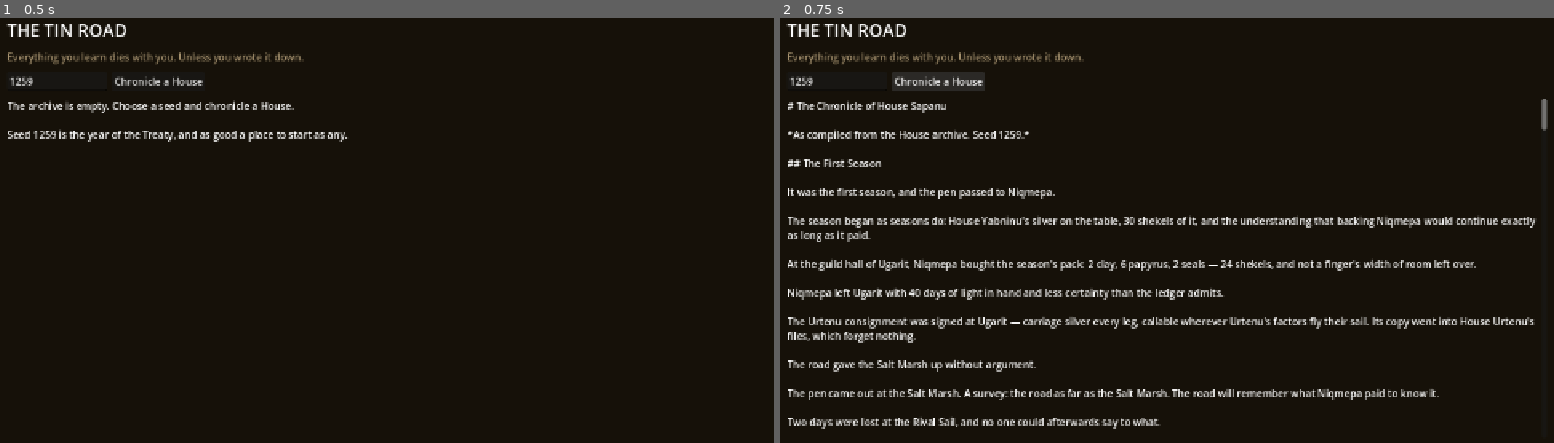
Above: before the commit, frames 1-2 (left to right).
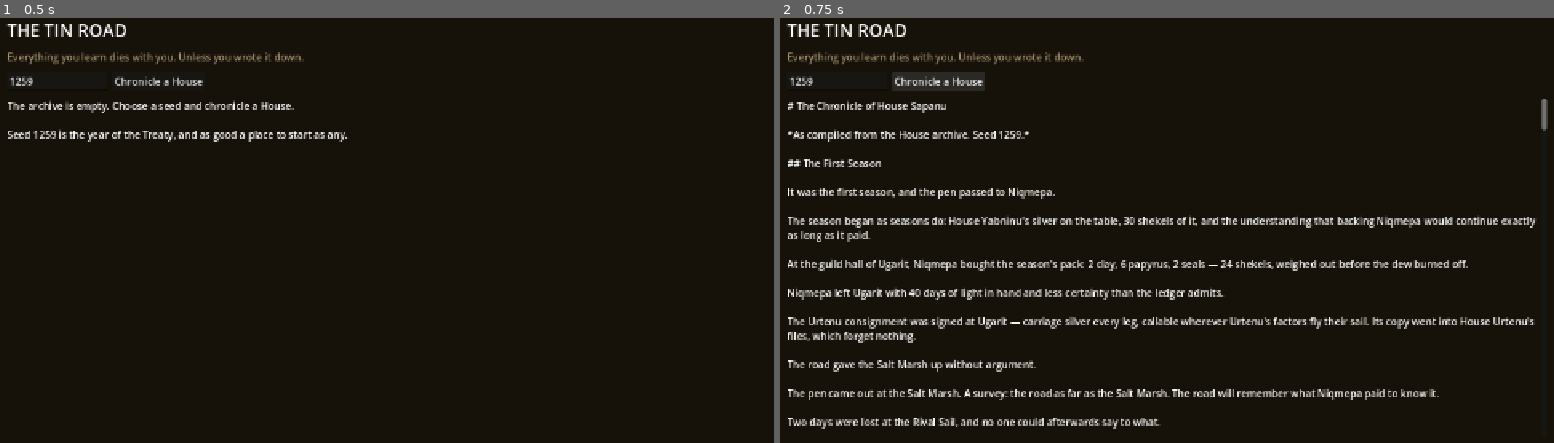
Above: after the commit, the same moments.

Repository: kormie/the-tin-road
Game: Godot game, scene res://game/main.tscn
Two runs of this game, one before a commit and one after it. Both use one fixed random seed, a clock stepped at 60 frames per second and the inputs below.
Inputs:
- Up to frame 1 (0.5 s): no input
- Up to frame 2 (0.75 s): click "Chronicle a House" at 0.5 s

Frame 1 is identical in both runs. In frame 2, 0.3% of the frame differs, in the area x 64-90%, y 56-60%.

Commit message:
Fix media-review findings: honest templates, pluralized counts, two test holes
The outfitted variant no longer claims a full pack the event cannot
verify; heavy_going variants claim only what the once-per-season event
guarantees; the soaked event rides the {lost} fragments pipeline so a
one-sheet soak reads as singular; and the long-standing '1 entries' wart
is gone — entry counts compose through the fragments table everywhere.
Two mutation-verified holes closed: a dry-hazard peril proves the water
gate decides soaking, and the pack threshold is pinned at its boundary.

Co-Authored-By: Claude Fable 5 <noreply@anthropic.com>
Claude-Session: https://claude.ai/code/session_01RqMsuYZvRdpJvYRYHi1zRT

Diff:
--- a/chronicle/renderer.gd
+++ b/chronicle/renderer.gd
@@ -66,6 +66,9 @@
 	if ev.data.has("lost_clay") or ev.data.has("lost_papyrus"):
 		slots["lost"] = _compose_lost(int(str(ev.data.get("lost_clay", "0"))),
 			int(str(ev.data.get("lost_papyrus", "0"))))
+	if ev.data.has("entries"):
+		slots["entry_count"] = _compose_count(int(str(ev.data["entries"])),
+			"entries_one", "entries_many")
 	if ev.data.has("cost"):
 		var cost := int(str(ev.data["cost"]))
 		slots["cost_days"] = "%d day" % cost if cost == 1 else "%d days" % cost
@@ -95,6 +98,15 @@
 	return str(f.get("lost_join", " and ")).join(parts)
 
 
+## Compose a pluralized count slot from the _fragments table.
+func _compose_count(n: int, one_key: String, many_key: String) -> String:
+	var fragments: Variant = templates.get("_fragments", {})
+	var f := fragments as Dictionary
+	if n == 1:
+		return str(f.get(one_key, "one"))
+	return str(f.get(many_key, "{n}")).format({"n": str(n)})
+
+
 func _ordinal(n: int) -> String:
 	const WORDS: Array[String] = ["zeroth", "first", "second", "third", "fourth", "fifth",
 		"sixth", "seventh", "eighth", "ninth", "tenth", "eleventh", "twelfth"]
--- a/data/chronicle/en.json
+++ b/data/chronicle/en.json
@@ -7,17 +7,19 @@
     "lost_clay_one": "a clay tablet",
     "lost_clay_many": "{n} clay tablets",
     "lost_join": " and ",
-    "lost_nothing": "nothing worth keeping"
+    "lost_nothing": "nothing worth keeping",
+    "entries_one": "a single entry",
+    "entries_many": "{n} entries"
   },
   "heavy_going": [
     "The caravan moved like what it was: overloaded. Every stage would cost {cost_days} more than a lean pack would pay, beginning on the road to {place}.",
-    "Clay is honest weight. The pack owed the road {cost_days} extra at every node, and the road collects.",
-    "Heavy going from the first stage — the season's light bleeding away {cost_days} at a time for the privilege of carrying everything."
+    "Clay is honest weight. The pack set off owing the road {cost_days} extra at every stage it stayed this full.",
+    "Heavy going on the road to {place} — the season's light bleeding away {cost_days} at a time until the pack thinned."
   ],
   "soaked": [
-    "The water at {place} took its census: {papyrus} sheets of papyrus came out pulp. The clay came out streaked but legible.",
-    "{scribe} counted the pack on the far side of {place}. The tablets had merely gotten wet; the papyrus — {papyrus} sheets — had stopped being papyrus.",
-    "What the water at {place} left: the clay. What it took: {papyrus} sheets, now one grey mass with opinions in it."
+    "The water at {place} took its census: {lost} came out pulp. The clay came out streaked but legible.",
+    "{scribe} counted the pack on the far side of {place}. The tablets had merely gotten wet; {lost} had stopped being papyrus.",
+    "What the water at {place} left: the clay. What it took: {lost}, now one grey mass with opinions in it."
   ],
   "season_began": [
     "In the {season_ord} season of {house}, {scribe} took up the pen.",
@@ -70,9 +72,9 @@
     "The outward road ended at {place}. Everything after this was returning."
   ],
   "returned": [
-    "{scribe} came through the gate of {place} with {entries} entries in the ledger and the rest in aching feet.",
-    "Home. The ledger held {entries} entries, which is to say: the season had happened, and proof existed.",
-    "{place} received its scribe back. {entries} entries came home in the bags."
+    "{scribe} came through the gate of {place} with {entry_count} in the ledger and the rest in aching feet.",
+    "Home. The ledger held {entry_count}, which is to say: the season had happened, and proof existed.",
+    "{place} received its scribe back. {entry_count} came home in the bags."
   ],
   "stranded": [
     "The light ran out at {place}, and the road kept {scribe}. What was not sent home was lost.",
@@ -90,7 +92,7 @@
     "{advance} shekels arrived under {patron}'s seal before the dew burned off. Patrons pay early; it is later that they collect."
   ],
   "outfitted": [
-    "At the guild hall of {place}, {scribe} bought the season's pack: {clay} clay, {papyrus} papyrus, {seals} seals — {spent} shekels, and not a finger's width of room left over.",
+    "At the guild hall of {place}, {scribe} bought the season's pack: {clay} clay, {papyrus} papyrus, {seals} seals — {spent} shekels, weighed out before the dew burned off.",
     "{spent} shekels became {clay} tablets of clay, {papyrus} sheets of papyrus, and {seals} seals. Every choice from here would be about what the pack held.",
     "{scribe} outfitted at {place}: {clay} clay, {papyrus} papyrus, {seals} seals. What the pack could not carry, the season would do without."
   ],
@@ -135,19 +137,19 @@
     "The season's carriage silver — {silver} shekels — was counted twice and banked once."
   ],
   "courier_sent": [
-    "At {place}, {scribe} paid a runner and a seal to send {entries} entries home ahead of the news. Scribes do this when they have begun to doubt the return leg.",
-    "A copy of the ledger left {place} under seal — {entries} entries, travelling faster and safer than {scribe} now expected to.",
-    "{scribe} sent the ledger home from {place}: {entries} entries, a seal, and {media} sheets of the season's stock. The road was going badly, and this was the admission."
+    "At {place}, {scribe} paid a runner and a seal to send {entry_count} home ahead of the news. Scribes do this when they have begun to doubt the return leg.",
+    "A copy of the ledger left {place} under seal — {entry_count}, travelling faster and safer than {scribe} now expected to.",
+    "{scribe} sent the ledger home from {place}: {entry_count}, a seal, and {media} sheets of the season's stock. The road was going badly, and this was the admission."
   ],
   "courier_delivered": [
-    "A courier reached {place} carrying {entries} entries under the seal of {scribe}, who did not follow them home.",
-    "What remained of {scribe} arrived by hired hands: {entries} entries, folded into the archive of {house}.",
-    "The courier's satchel held {entries} entries. The archive of {house} took them in; the road kept the one who wrote them."
+    "A courier reached {place} carrying {entry_count} under the seal of {scribe}, who did not follow them home.",
+    "What remained of {scribe} arrived by hired hands: {entry_count}, folded into the archive of {house}.",
+    "The courier's satchel held {entry_count}. The archive of {house} took them in; the road kept the one who wrote them."
   ],
   "ledger_merged": [
-    "The ledger merged into the archive of {house}: {entries} entries the House now cannot forget.",
-    "The archive grew by {entries} entries. Somewhere in the temple district, a scribe of the old school felt a chill.",
-    "{entries} entries, folded into the House's memory. The dead will thank {scribe} for this, eventually."
+    "The ledger merged into the archive of {house}: {entry_count} the House now cannot forget.",
+    "The archive grew by {entry_count}. Somewhere in the temple district, a scribe of the old school felt a chill.",
+    "{entry_count}, folded into the House's memory. The dead will thank {scribe} for this, eventually."
   ],
   "route_documented": [
     "With that, {route} was documented whole — three legs written down. A road anyone could walk. A road a caravan could walk alone.",
--- a/sim/season.gd
+++ b/sim/season.gd
@@ -309,7 +309,7 @@
 				if node.flavor == "water" and papyrus > 0:
 					var soaked := papyrus
 					papyrus = 0
-					_emit(&"soaked", node.display_name, {"papyrus": str(soaked)})
+					_emit(&"soaked", node.display_name, {"lost_papyrus": str(soaked)})
 		"rival":
 			var lost := _lose_media(2)
 			_spend_daylight(DELAY_COST)
--- a/tests/test_media.gd
+++ b/tests/test_media.gd
@@ -59,6 +59,25 @@
 	assert_int(season.clay).is_equal(Outfit.DEFAULT_CLAY)
 
 
+func test_dry_peril_does_not_soak() -> void:
+	# The slice's hazards are both water, so build a dry one: only the
+	# flavor gate should decide whether the papyrus survives the survival.
+	var f := _fixture()
+	var season: Season = f["season"]
+	var house: House = f["house"]
+	var dry := Route.RouteNode.new()
+	dry.id = "dry_pass"
+	dry.display_name = "the Dry Pass"
+	dry.kind = "hazard"
+	dry.leg = 1
+	dry.flavor = ""
+	season.position = 1
+	season._peril(dry)
+	assert_bool(season.is_over()).is_false()
+	assert_int(house.chronicle.count_of(&"soaked")).is_equal(0)
+	assert_int(season.papyrus).is_equal(Outfit.DEFAULT_PAPYRUS)
+
+
 func test_soak_with_dry_pack_is_silent() -> void:
 	var f := _fixture()
 	var season: Season = f["season"]
@@ -76,7 +95,13 @@
 	var season: Season = f["season"]
 	assert_int(season._carried_bulk()).is_equal(Outfit.PACK_CAPACITY)
 	assert_int(season.travel_cost()).is_equal(Season.TRAVEL_COST + Season.HEAVY_PACK_SURCHARGE)
-	season.papyrus = 1
+	# Pin the boundary itself: bulk 13 is heavy, bulk 12 travels light.
+	season.clay = 2
+	season.papyrus = 7
+	assert_int(season._carried_bulk()).is_equal(Season.HEAVY_PACK_THRESHOLD + 1)
+	assert_int(season.travel_cost()).is_equal(Season.TRAVEL_COST + Season.HEAVY_PACK_SURCHARGE)
+	season.papyrus = 6
+	assert_int(season._carried_bulk()).is_equal(Season.HEAVY_PACK_THRESHOLD)
 	assert_int(season.travel_cost()).is_equal(Season.TRAVEL_COST)
 
 
@@ -132,7 +157,17 @@
 	var renderer := ChronicleRenderer.load_default(rng.stream(&"prose"))
 	var events: Array[ChronicleEvent] = [
 		ChronicleEvent.make(1, 2, &"heavy_going", "the Salt Marsh", "Danel", {"cost": "1"}),
-		ChronicleEvent.make(1, 5, &"soaked", "Open Water", "Danel", {"papyrus": "6"}),
+		ChronicleEvent.make(1, 5, &"soaked", "Open Water", "Danel", {"lost_papyrus": "6"}),
 	]
 	for ev: ChronicleEvent in events:
 		assert_bool(renderer.render_event(ev, house).contains("no words yet for")).is_false()
+	# A one-sheet soak must read as singular prose, never "1 sheets".
+	var one := renderer.render_event(ChronicleEvent.make(1, 6, &"soaked",
+		"the Salt Marsh", "Danel", {"lost_papyrus": "1"}), house)
+	assert_bool(one.contains("1 sheets")).is_false()
+	assert_bool(one.contains("a sheet of papyrus")).is_true()
+	# A one-entry return must read as singular prose, never "1 entries".
+	var lone := renderer.render_event(ChronicleEvent.make(1, 12, &"returned",
+		"Ugarit", "Danel", {"entries": "1"}), house)
+	assert_bool(lone.contains("1 entries")).is_false()
+	assert_bool(lone.contains("a single entry")).is_true()
Not shown, changed: docs/sample-chronicle.md
